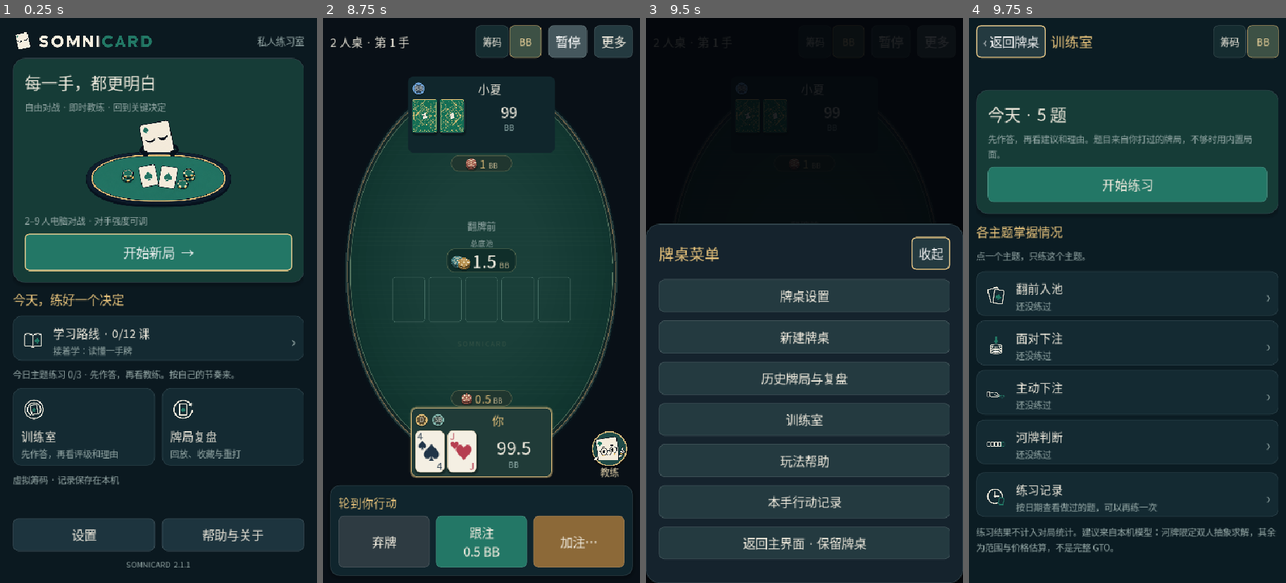
Above: before the commit, frames 1-4 (left to right).
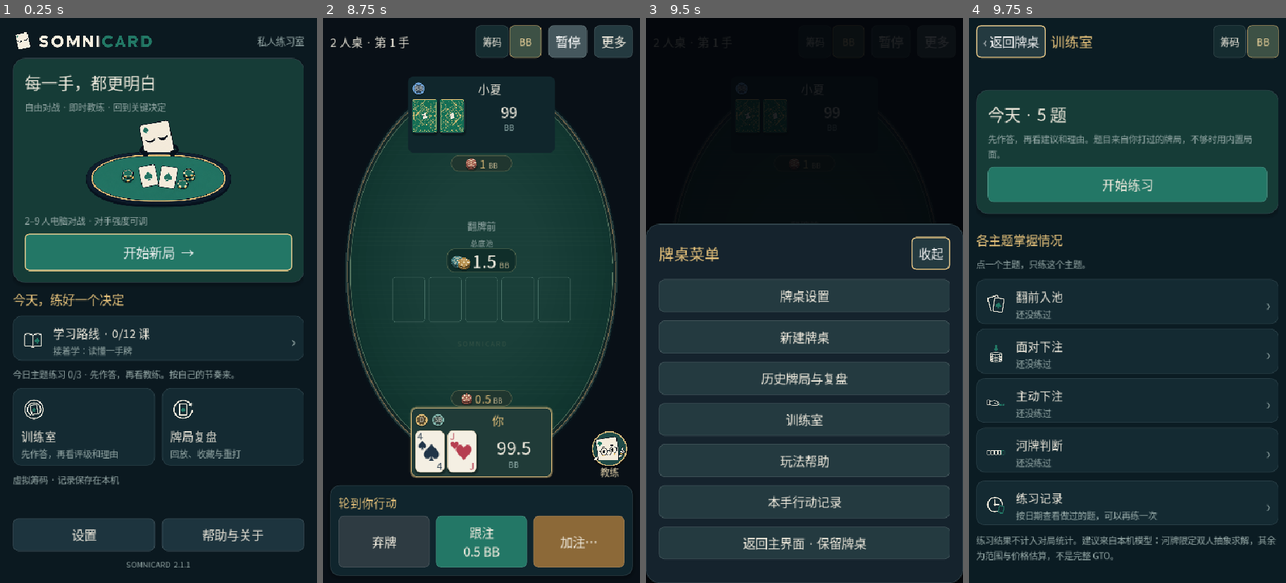
Above: after the commit, the same moments.

Repository: mcxddd/Somnicard
Game: Godot game, scene res://scenes/main.tscn
Two runs of this game, one before a commit and one after it. Both use one fixed random seed, a clock stepped at 60 frames per second and the inputs below.
Inputs:
- Up to frame 1 (0.25 s): no input
- Up to frame 2 (8.75 s): click "开始新局 →" at 0.5 s; click "开始新局 →" at 1.25 s; click "训练室 先作答，再看评级和理由" at 2 s; click "训练室 先作答，再看评级和理由" at 2.75 s; click "训练室 先作答，再看评级和理由" at 3.5 s; click "开始 2 人桌" at 4.25 s; click "筹码" at 5 s; click "筹码" at 5.75 s; click "BB" at 6.5 s; click "暂停" at 7.25 s; click "继续" at 8 s
- Up to frame 3 (9.5 s): click "更多" at 8.75 s
- Up to frame 4 (9.75 s): click "训练室" at 9.5 s

Frames 1-3 are identical in both runs. In frame 4, 7.1% of the frame differs, in the area x 2-98%, y 36-96%.

Commit message:
Show practice and hand statistics as figures and progress bars
Adds stat, stat_row and progress components. Training topics get progress
bars and the home page a practiced / mastery / due row; the result card
is split into verdict, key figures (pot share, call threshold, gap to the
model's best), why and full reasoning; the set summary, review history
statistics and course progress use figure rows. A capture flag seeds
sample attempts for screenshots.

Co-Authored-By: Claude Opus 5.5 <noreply@anthropic.com>

Diff:
--- a/scripts/ui/entry_button.gd
+++ b/scripts/ui/entry_button.gd
@@ -4,6 +4,7 @@
 const UI = preload("res://scripts/ui/style.gd")
 var title_label: Label
 var subtitle_label: Label
+var bar: ProgressBar
 
 func setup(title_text: String, subtitle: String, icon_name: String, vertical: bool) -> void:
 	custom_minimum_size = Vector2(64, 132 if vertical else 76)
@@ -50,6 +51,14 @@
 		row.add_child(chevron)
 	set_lines(title_text, subtitle)
 
+## Show a thin progress bar under the text; a negative rate hides it.
+func set_progress(rate: float) -> void:
+	if bar == null:
+		bar = UI.progress(0)
+		subtitle_label.get_parent().add_child(bar)
+	bar.visible = rate >= 0
+	bar.value = clampf(rate, 0, 1)
+
 func set_lines(title_text: String, subtitle: String) -> void:
 	title_label.text = title_text
 	subtitle_label.text = subtitle
--- a/scripts/ui/learning_center.gd
+++ b/scripts/ui/learning_center.gd
@@ -68,9 +68,10 @@
 	title.text = "学习路线"
 	var progress = Academy.progress(store.data)
 	subtitle.text = "%d / %d 课 · %d / %d 个知识点\n按自己的节奏学，随时返回牌桌。" % [progress.lessons, Academy.LESSONS.size(), progress.questions, Academy.question_ids().size()]
+	var pending = Academy.missed(store.data)
+	body.add_child(UI.stat_row([["%d/%d" % [progress.lessons, Academy.LESSONS.size()], "已学完的课"], ["%d/%d" % [progress.questions, Academy.question_ids().size()], "掌握的知识点", UI.GOLD], [str(pending.size()), "待复习错题", UI.DANGER if not pending.is_empty() else UI.TEXT]]))
 	_text("从看懂一手牌，到讲清一个决定。", 25)
 	_text("每课几个局面，先选择，再看理由。学习进度保存在本机，也包含在学习记录备份中。", 17, UI.MUTED)
-	var pending = Academy.missed(store.data)
 	if not pending.is_empty():
 		body.add_child(UI.entry("错题复习 · %d 题" % pending.size(), "把做错的题再做一遍，答对后移出", func():
 			if scroll.can_activate(): start_review(), "review-mistakes"))
--- a/scripts/ui/review_history.gd
+++ b/scripts/ui/review_history.gd
@@ -12,7 +12,7 @@
 var history_list: ItemList
 var history_status: Label
 ## Real-game totals for the hands the current filters select.
-var stats_label: Label
+var stats_box: VBoxContainer
 var empty_art: TextureRect
 var previous_page: Button
 var next_page: Button
@@ -34,9 +34,8 @@
 
 
 func build() -> void:
-	stats_label = UI.label("", 17, UI.GOLD)
-	stats_label.autowrap_mode = TextServer.AUTOWRAP_WORD_SMART
-	self.add_child(stats_label)
+	stats_box = VBoxContainer.new()
+	self.add_child(stats_box)
 	history_status = UI.label("", 18, UI.MUTED)
 	history_status.autowrap_mode = TextServer.AUTOWRAP_WORD_SMART
 	self.add_child(history_status)
@@ -282,6 +281,6 @@
 		net += float(item.net) / item.big_blind
 		vpip += int(item.vpip)
 		pfr += int(item.pfr)
-	stats_label.visible = hands > 0
+	UI.clear(stats_box)
+	if hands > 0: stats_box.add_child(UI.stat_row([[str(hands), "手"], ["%+.1f" % net, "净变化 BB", UI.SUCCESS if net > 0 else UI.DANGER if net < 0 else UI.TEXT], ["%.0f%%" % (100.0 * vpip / hands), "主动入池"], ["%.0f%%" % (100.0 * pfr / hands), "翻前加注"]]))
 	empty_art.visible = all_filenames.is_empty()
-	stats_label.text = "%d 手 · 净变化 %+.1f BB · 主动入池 %.0f%% · 翻前加注 %.0f%%" % [hands, net, 100.0 * vpip / maxi(1, hands), 100.0 * pfr / maxi(1, hands)]
--- a/scripts/ui/style.gd
+++ b/scripts/ui/style.gd
@@ -104,6 +104,38 @@
 	node.pressed.connect(callback)
 	return node
 
+## One figure: a large value with a small label underneath.
+static func stat(value: String, caption_text: String, tint := TEXT) -> VBoxContainer:
+	var node := VBoxContainer.new()
+	node.size_flags_horizontal = Control.SIZE_EXPAND_FILL
+	node.add_theme_constant_override("separation", 2)
+	node.add_child(label(value, 26, tint, true))
+	node.add_child(label(caption_text, SIZE_CAPTION, MUTED, true))
+	return node
+
+## Equal-width figures on an inset card. Items are [value, label] or [value, label, colour].
+static func stat_row(items: Array) -> PanelContainer:
+	var holder = card("inset")
+	var row := HBoxContainer.new()
+	row.add_theme_constant_override("separation", 8)
+	holder.add_child(row)
+	for item in items: row.add_child(stat(item[0], item[1], item[2] if item.size() > 2 else TEXT))
+	return holder
+
+## A thin bar for a 0–1 rate; the fill is green.
+static func progress(rate: float) -> ProgressBar:
+	var bar := ProgressBar.new()
+	bar.min_value = 0
+	bar.max_value = 1
+	bar.step = 0.001
+	bar.value = clampf(rate, 0, 1)
+	bar.show_percentage = false
+	bar.custom_minimum_size.y = 6
+	bar.mouse_filter = Control.MOUSE_FILTER_IGNORE
+	bar.add_theme_stylebox_override("background", surface(Color("223840"), 3, 0))
+	bar.add_theme_stylebox_override("fill", surface(GREEN.lightened(0.15), 3, 0))
+	return bar
+
 ## Icons live in res://assets/icons/<name>.png; a missing icon is simply left out.
 static func icon(name: String, size: float) -> TextureRect:
 	var path = "res://assets/icons/%s.png" % name
--- a/scripts/ui/training_case.gd
+++ b/scripts/ui/training_case.gd
@@ -33,6 +33,8 @@
 var result_card: PanelContainer
 var grade_label: Label
 var compare_label: Label
+## Key figures for the answer: pot share, call threshold and model EV gap.
+var numbers: VBoxContainer
 var detail: RichTextLabel
 var branch_button: Button
 var branch_review_button: Button
@@ -97,6 +99,8 @@
 	card.add_child(grade_label)
 	compare_label = host._label("", 18, UI.TEXT)
 	card.add_child(compare_label)
+	numbers = VBoxContainer.new()
+	card.add_child(numbers)
 	detail = RichTextLabel.new()
 	detail.fit_content = true
 	detail.scroll_active = false
@@ -292,6 +296,15 @@
 	var facing = "需跟注 %s" % money.call(view.legal.call_amount) if view.legal.get("call_amount", 0) > 0 else "没人下注，轮到你"
 	return "%d 人桌 · 你在 %s · %s · 底池 %s · %s" % [view.seats.size(), Ranges.position(view, 0), street, money.call(view.pot), facing]
 
+func _key_numbers(compared: Dictionary, use_bb: bool) -> Array:
+	var figures: Array = [["%.0f%%" % (analysis.pot_equity * 100), "你的分池份额", UI.GOLD]]
+	if analysis.cost > 0: figures.append(["%.0f%%" % (analysis.odds * 100), "跟注门槛"])
+	var blind: float = decision_view.big_blind
+	var value = func(chips: float): return ("%.2f BB" % (chips / blind)) if use_bb else ("%.0f" % chips)
+	if compared.has("loss"): figures.append([value.call(compared.loss), "比模型最优少", UI.DANGER if compared.loss > blind * 0.05 else UI.TEXT])
+	elif analysis.cost > 0: figures.append([("+" if analysis.call_ev >= 0 else "") + value.call(analysis.call_ev), "跟注估计净值", UI.SUCCESS if analysis.call_ev >= 0 else UI.DANGER])
+	return figures
+
 func _action_text(action: String, value: int) -> String:
 	return ACTIONS.get(action, action) + (" " + UI.money(value, decision_view.big_blind, host.use_bb) if action == "raise" else "")
 
@@ -330,6 +343,7 @@
 		var r = current.record.result
 		var original_net: int = int(r.payouts.get("0", r.payouts.get(0, 0))) - int(r.contributions[0])
 		feedback.text = "这手打完 · 净变化 %s（原牌局 %s）\n未知牌重新发过，这只是一次样本，不代表哪种打法长期更好。" % [UI.money(net, game.big_blind, use_bb), UI.money(original_net, game.big_blind, use_bb)]
+	UI.clear(numbers)
 	if job != null:
 		grade_label.text = "正在分析…"
 		grade_label.add_theme_color_override("font_color", UI.GOLD)
@@ -340,11 +354,11 @@
 		var g = Hub.GRADES[Store.grade(compared.label)]
 		grade_label.text = "%s %s" % [g[0], g[1]]
 		grade_label.add_theme_color_override("font_color", g[2])
-		compare_label.text = "你：%s    建议：%s" % [_action_text(answer.action, int(answer.amount)), _action_text(analysis.action, int(analysis.amount))]
-		if compared.has("loss"): compare_label.text += "\n比模型最优少约 " + ("%.2f BB" % (compared.loss / game.big_blind) if use_bb else "%.0f 筹码" % compared.loss)
+		compare_label.text = "%s\n你：%s    建议：%s" % [compared.label, _action_text(answer.action, int(answer.amount)), _action_text(analysis.action, int(analysis.amount))]
+		numbers.add_child(UI.stat_row(_key_numbers(compared, use_bb)))
 		var words = Teaching.explain(decision_view, analysis, use_bb)
 		var plain = func(text): return str(text).replace("[", "[lb]")
-		detail.text = "[b]%s[/b]\n%s\n\n%s\n\n[b]详细理由[/b]\n%s" % [plain.call(compared.label), plain.call(words.summary), plain.call(compared.text), plain.call(words.details)] + "\n\n[color=#a4b9b4]%s · 不同选择值得讨论，不等于已确认的错误。[/color]" % plain.call(words.status)
+		detail.text = "[b][color=#e5c17a]为什么[/color][/b]\n%s\n\n%s\n\n[b][color=#e5c17a]详细理由[/color][/b]\n%s" % [plain.call(words.summary), plain.call(compared.text), plain.call(words.details)] + "\n\n[color=#a4b9b4]%s · 不同选择值得讨论，不等于已确认的错误。[/color]" % plain.call(words.status)
 	host.status.text = host.store.error
 
 func _process(delta: float) -> void:
--- a/scripts/ui/training_hub.gd
+++ b/scripts/ui/training_hub.gd
@@ -15,6 +15,8 @@
 var today_note: Label
 var start_button: Button
 var topic_rows: VBoxContainer
+## Answered / recent mastery / due figures; empty until the first answer.
+var overview: VBoxContainer
 var records_list: VBoxContainer
 var candidates: Array = []
 var records: Array = []
@@ -42,6 +44,8 @@
 	today_column.add_child(today_note)
 	start_button = UI.primary("开始练习", func(): start_set())
 	today_column.add_child(start_button)
+	overview = VBoxContainer.new()
+	home_page.add_child(overview)
 	home_page.add_child(UI.heading("各主题掌握情况"))
 	home_page.add_child(UI.caption("点一个主题，只练这个主题。"))
 	topic_rows = VBoxContainer.new()
@@ -124,14 +128,23 @@
 		elif not weakest.is_empty(): today_note.text = "优先挑你最弱的主题：%s。题目来自你打过的牌局，不够时用内置局面。" % weakest
 		else: today_note.text = "先作答，再看建议和理由。题目来自你打过的牌局，不够时用内置局面。"
 		start_button.text = "再来一组" if not last_results.is_empty() else "开始练习"
+	UI.clear(overview)
+	var answered: int = store.data.attempts.size()
+	if answered > 0:
+		var scored = 0
+		var kept = 0
+		for topic in Store.TOPICS:
+			scored += rates[topic].scored
+			kept += rates[topic].kept
+		overview.add_child(UI.stat_row([[str(answered), "练过的题"], ["%d%%" % roundi(100.0 * kept / scored) if scored > 0 else "—", "近期掌握率", UI.GOLD], [str(due), "待复习", UI.DANGER if due > 0 else UI.TEXT]]))
 	UI.clear(topic_rows)
 	for topic in Store.TOPICS:
 		var r: Dictionary = rates[topic]
 		var line = "还没练过"
-		if r.rate >= 0:
-			var filled = roundi(r.rate * 10)
-			line = "%s  掌握 %d%% · 练过 %d 题" % ["▰".repeat(filled) + "▱".repeat(10 - filled), roundi(r.rate * 100), r.attempts]
-		topic_rows.add_child(UI.entry(topic, line, func(): start_set(topic), TOPIC_ICONS[topic]))
+		if r.rate >= 0: line = "掌握 %d%% · 练过 %d 题" % [roundi(r.rate * 100), r.attempts]
+		var row = UI.entry(topic, line, func(): start_set(topic), TOPIC_ICONS[topic])
+		row.set_progress(r.rate)
+		topic_rows.add_child(row)
 
 ## Start a set. The selection is automatic; a topic only narrows it.
 func start_set(topic: String = "") -> void:
@@ -158,11 +171,11 @@
 	summary_box.add_child(UI.art(preload("res://assets/art/practice-complete.png"), 130))
 	var counts = {"good": 0, "ok": 0, "miss": 0, "unscored": 0}
 	for r in results: counts[Store.grade(r.feedback)] += 1
-	var parts: Array = []
-	for grade in ["good", "ok", "miss", "unscored"]:
-		if counts[grade] > 0: parts.append("%d %s" % [counts[grade], GRADES[grade][1]])
 	summary_box.add_child(UI.heading("本组完成"))
-	summary_box.add_child(UI.caption(" · ".join(parts)))
+	var figures: Array = []
+	for grade in ["good", "ok", "miss"]: figures.append([str(counts[grade]), GRADES[grade][1], GRADES[grade][2]])
+	if counts.unscored > 0: figures.append([str(counts.unscored), GRADES.unscored[1], GRADES.unscored[2]])
+	summary_box.add_child(UI.stat_row(figures))
 	for i in range(results.size()):
 		var r: Dictionary = results[i]
 		var g = GRADES[Store.grade(r.feedback)]
--- a/tests/training_test.gd
+++ b/tests/training_test.gd
@@ -163,6 +163,7 @@
 	verify(t.case_page.answer.has("attempt") and t.case_page.result_card.visible and not t.case_page.detail.text.is_empty() and t.case_page.next_button.visible, "answer shows a graded result card and the next button")
 	verify(["✓", "≈", "✗", "·"].any(func(mark): return t.case_page.grade_label.text.begins_with(mark)) and t.case_page.compare_label.text.contains("建议"), "result card grades the answer and names the recommendation")
 	verify(t.case_page.results.size() == 1 and t.store.data.attempts.size() == 1, "answers are recorded once")
+	verify(t.case_page.numbers.get_child_count() == 1 and t.case_page.detail.text.contains("为什么"), "result card shows key figures and a reasoning section")
 	t.case_page.begin_branch()
 	while t.case_page.builder != null: await process_frame
 	verify(t.case_page.playing and t.case_page.game.phase != "idle" and not t.case_page.result_card.visible, "playing the hand out hides the result card")
@@ -198,6 +199,7 @@
 		t.case_page.next_case()
 	while t.hub.scan_cursor >= 0: await process_frame
 	verify(not t.case_page.visible and t.hub.summary_box.get_child_count() == 8 and t.hub.start_button.text == "再来一组" and t.store.data.session.is_empty(), "finishing a set shows its summary on the home page")
+	verify(t.hub.overview.get_child_count() == 1 and t.hub.topic_rows.get_children().any(func(row): return row.bar != null and row.bar.visible), "home shows practice figures and topic progress bars")
 	t.hub.show_records()
 	verify(t.hub.records_page.visible and t.hub.records_list.get_child_count() >= 6, "practice history lists answered spots by date")
 	t.back_action()
--- a/tools/capture.gd
+++ b/tools/capture.gd
@@ -192,6 +192,11 @@
 			root.push_input(event, true)
 		for frame in range(8): await process_frame
 	if "--training-stats" in OS.get_cmdline_user_args(): instance.training.hub.show_records()
+	if "--training-progress" in OS.get_cmdline_user_args():
+		var labels = ["与建议一致", "边缘决策", "不同选择", "参考混合打法", "与建议一致"]
+		for i in range(14):
+			instance.training.store.data.attempts.append({"id": str(i), "hand": "DEMO%d" % i, "point": i, "topic": instance.TrainingStore.TOPICS[i % 4], "action": "call", "amount": 0, "feedback": labels[(i * 3) % 5], "date": "2026-10-30T10:00:00", "unclear": false})
+		instance.training.hub.refresh()
 	if "--training-summary" in OS.get_cmdline_user_args():
 		instance.training.hub.show_summary([{"topic": "翻前入池", "feedback": "与建议一致"}, {"topic": "面对下注", "feedback": "边缘决策"}, {"topic": "主动下注", "feedback": "参考混合打法"}, {"topic": "河牌判断", "feedback": "不同选择"}, {"topic": "面对下注", "feedback": "与建议一致"}])
 		instance.training.hub.refresh()
@@ -212,7 +217,7 @@
 	if "--settings" in OS.get_cmdline_user_args(): file_name = "settings"
 	if "--confirm" in OS.get_cmdline_user_args(): file_name = "confirm"
 	if "--midnight" in OS.get_cmdline_user_args(): file_name += "-midnight"
-	for flag in ["arena", "gto-facing", "gto-rows", "home", "home-active", "settings-index", "data-settings", "training-stats", "training-summary", "bet", "menu", "seat", "seat-repeat", "an …(194 unchanged characters)…
+	for flag in ["arena", "gto-facing", "gto-rows", "home", "home-active", "settings-index", "data-settings", "training-stats", "training-summary", "training-progress", "bet", "menu", "seat", "seat-repeat", "an …(194 unchanged characters)…
 		if "--" + flag in OS.get_cmdline_user_args(): file_name += "-" + flag
 	if instance.portrait: file_name += "-portrait"
 	var error := root.get_texture().get_image().save_png("res://.local/" + file_name + "-preview.png")
Not shown, changed: docs/ui-style.md
Not shown, changed: docs/version-history.md
